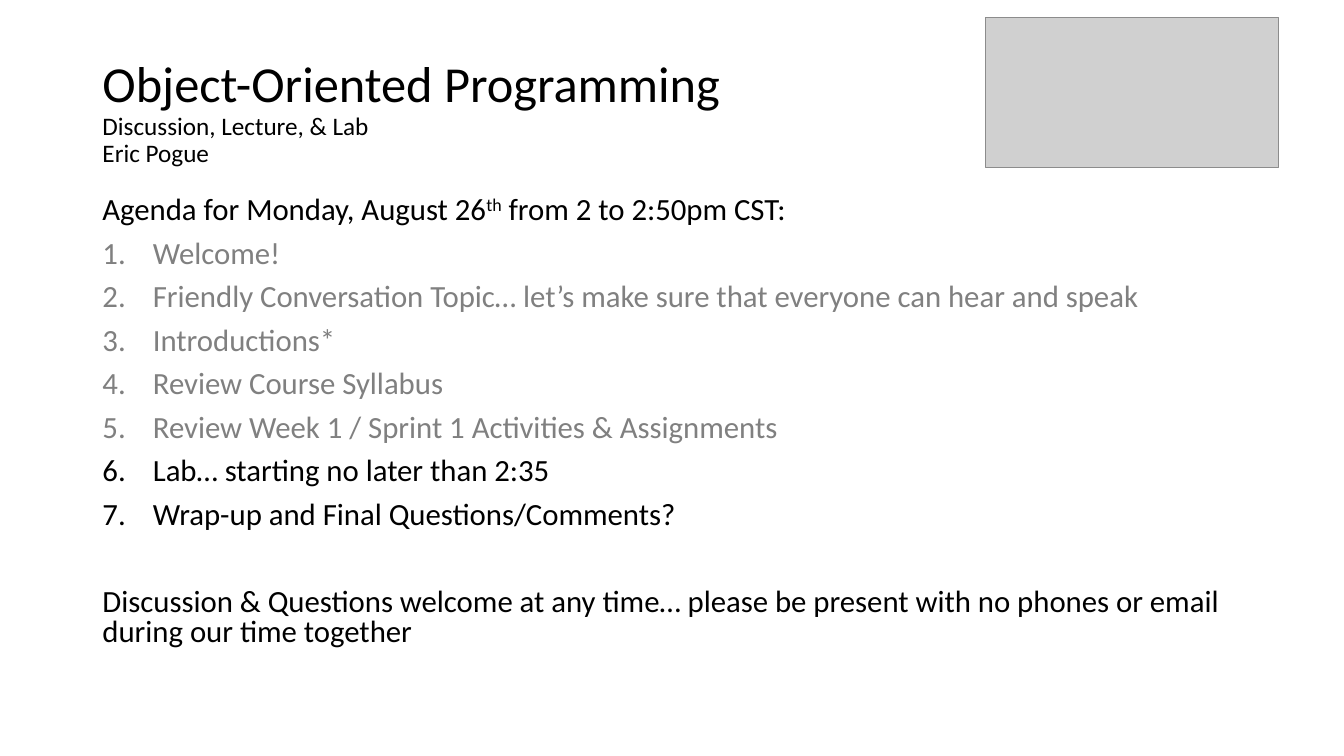
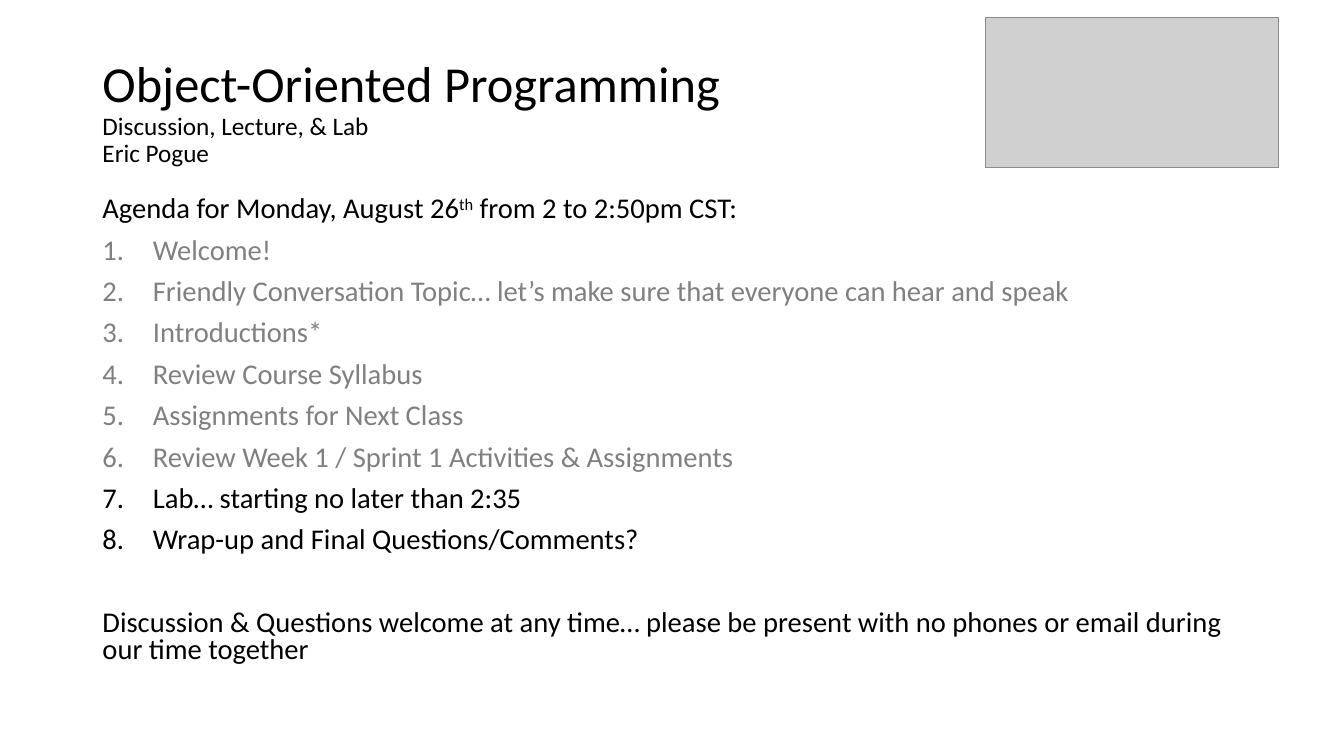
Before and after one commit to EricJPogue/CPSC-24500, a slide deck: slide 12 of lecture-slides/2019-08-26.pptx (slide 11 before the commit). Drawn at 1344x756 pixels with LibreOffice and Linux fonts; fonts in the diff are those of the drawing; grey boxes stand for pictures. Boxes give left, top, right and bottom in pixels: in the first picture for what was removed or moved away, otherwise in the second. Text is boxed around its words. In the diff, an @@ line names an element or a change of style, - is before the commit and + after.

```diff
--- a/lecture-slides/2019-08-26.pptx
+++ b/lecture-slides/2019-08-26.pptx
@@ text at [102, 198, 1221, 664]: size 22 to 20.4 pt @@
@@ text at [153, 405, 464, 430]: paragraph added @@
+5. Assignments for Next Class
```
Also in this commit, not shown: 4 other slides changed.
